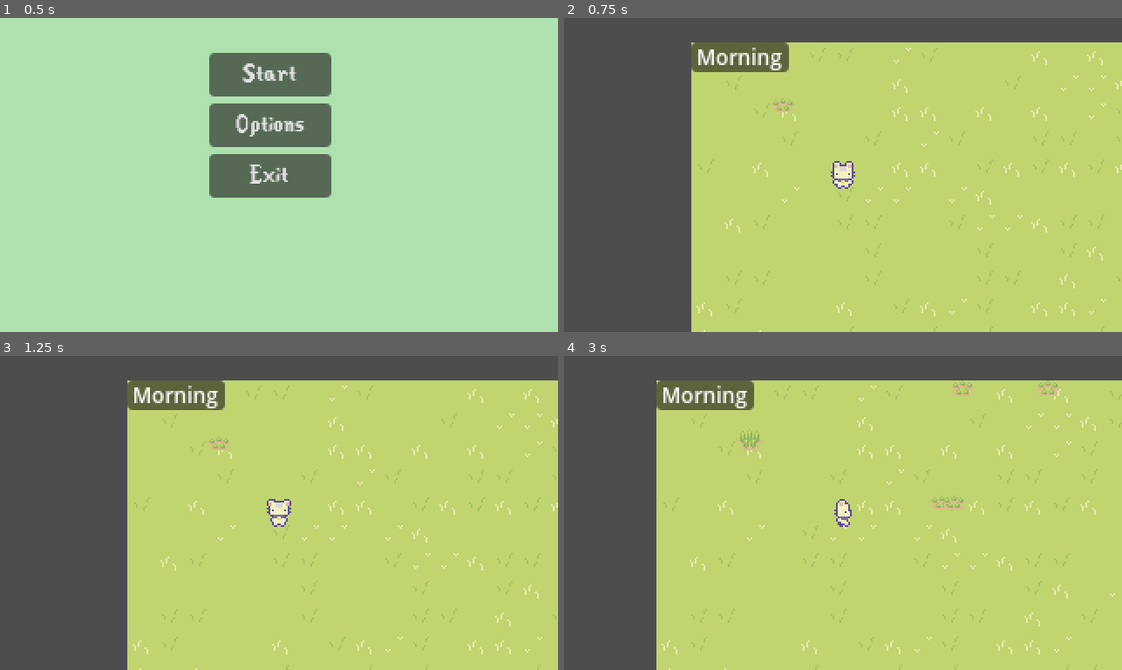
Above: before the commit, frames 1-4 (two rows, left to right).
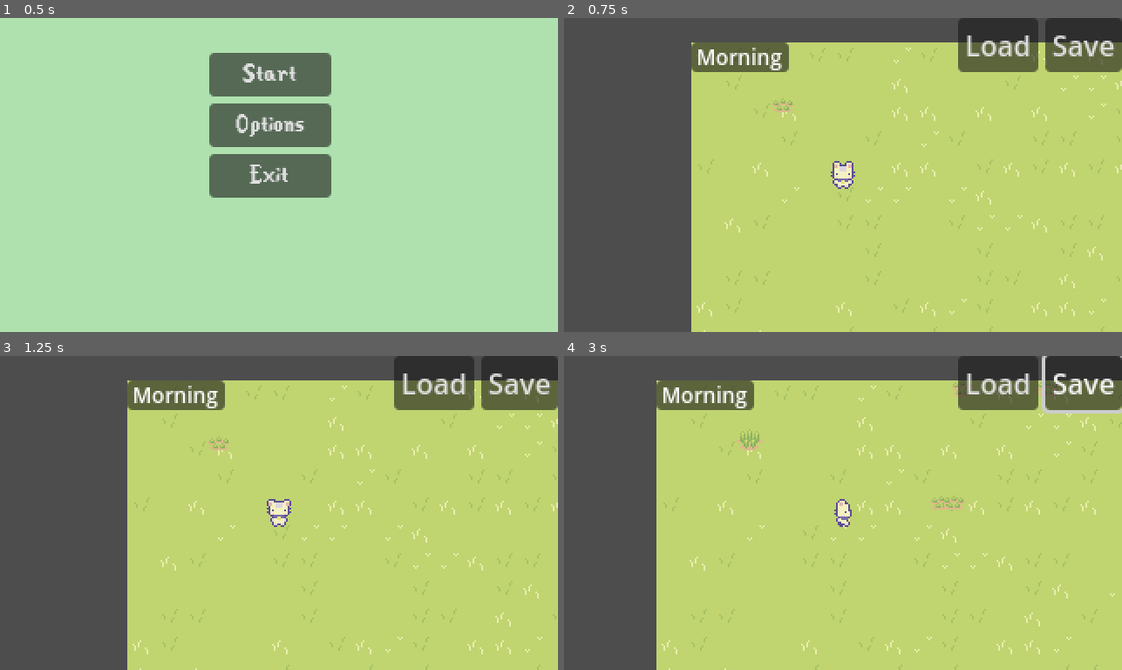
Above: after the commit, the same moments.

Repository: egd3025/everbloom
Game: Godot game, scene res://start_menu.tscn
Two runs of this game, one before a commit and one after it. Both use one fixed random seed, a clock stepped at 60 frames per second and the inputs below.
Inputs (mouse positions are in pixels of both pictures, inside the frame that each line leads up to):
- Up to frame 1 (0.5 s): no input
- Up to frame 2 (0.75 s): click "Start" at 0.5 s
- Up to frame 3 (1.25 s): no input
- Up to frame 4 (3 s): click (999, 384) at 1.25 s, where only the run after the commit has a clickable "Load"; click (1082, 384) at 2 s, where only the run after the commit has a clickable "Save"; move the mouse to (965, 497) at 2.77 s; hold Right (ui_right) from 2.78 s (still down); click (965, 497) at 2.85 s

Frame 1 is identical in both runs. In frame 2, 4.8% of the frame differs, in the area x 70-100%, y 0-18%; in frame 3, 4.8%; in frame 4, 5.1%, in the area x 70-100%, y 0-19%.

Commit message:
added save and load buttons to world scn
added two buttons to load and save

Diff:
--- /dev/null
+++ b/EverBloom/World/saver_loader.gd
@@ -0,0 +1,12 @@
+class_name SaverLoader
+extends Node
+
+
+# Called when the node enters the scene tree for the first time.
+func _ready():
+	pass # Replace with function body.
+
+
+# Called every frame. 'delta' is the elapsed time since the previous frame.
+func _process(delta):
+	pass
--- a/EverBloom/World/world.tscn
+++ b/EverBloom/World/world.tscn
@@ -7,6 +7,7 @@
 [ext_resource type="Texture2D" uid="uid://br34h1te2q78s" path="res://cup_noodle/Basic Charakter Spritesheet.png" id="4_h38wm"]
 [ext_resource type="PackedScene" uid="uid://byhgnas87o1gb" path="res://Plants/Plant.tscn" id="6_sfo2u"]
 [ext_resource type="Script" path="res://World/DayTimer.gd" id="7_qxuh3"]
+[ext_resource type="Script" path="res://World/saver_loader.gd" id="8_86fwg"]
 
 [sub_resource type="CapsuleShape2D" id="CapsuleShape2D_cplsi"]
 radius = 4.0
@@ -178,4 +179,28 @@
 wait_time = 10.0
 autostart = true
 
+[node name="CanvasLayer" type="CanvasLayer" parent="."]
+
+[node name="MarginContainer" type="MarginContainer" parent="CanvasLayer"]
+anchors_preset = 1
+anchor_left = 1.0
+anchor_right = 1.0
+offset_left = -94.0
+offset_bottom = 31.0
+grow_horizontal = 0
+script = ExtResource("8_86fwg")
+
+[node name="HBoxContainer" type="HBoxContainer" parent="CanvasLayer/MarginContainer"]
+layout_mode = 2
+size_flags_vertical = 0
+alignment = 1
+
+[node name="savebtn" type="Button" parent="CanvasLayer/MarginContainer/HBoxContainer"]
+layout_mode = 2
+text = "Load"
+
+[node name="loadbtn" type="Button" parent="CanvasLayer/MarginContainer/HBoxContainer"]
+layout_mode = 2
+text = "Save"
+
 [connection signal="timeout" from="Panel/Timer" to="Panel" method="_on_timer_timeout"]
Not shown: 1 places in EverBloom/World/world.tscn that only renumber resources
